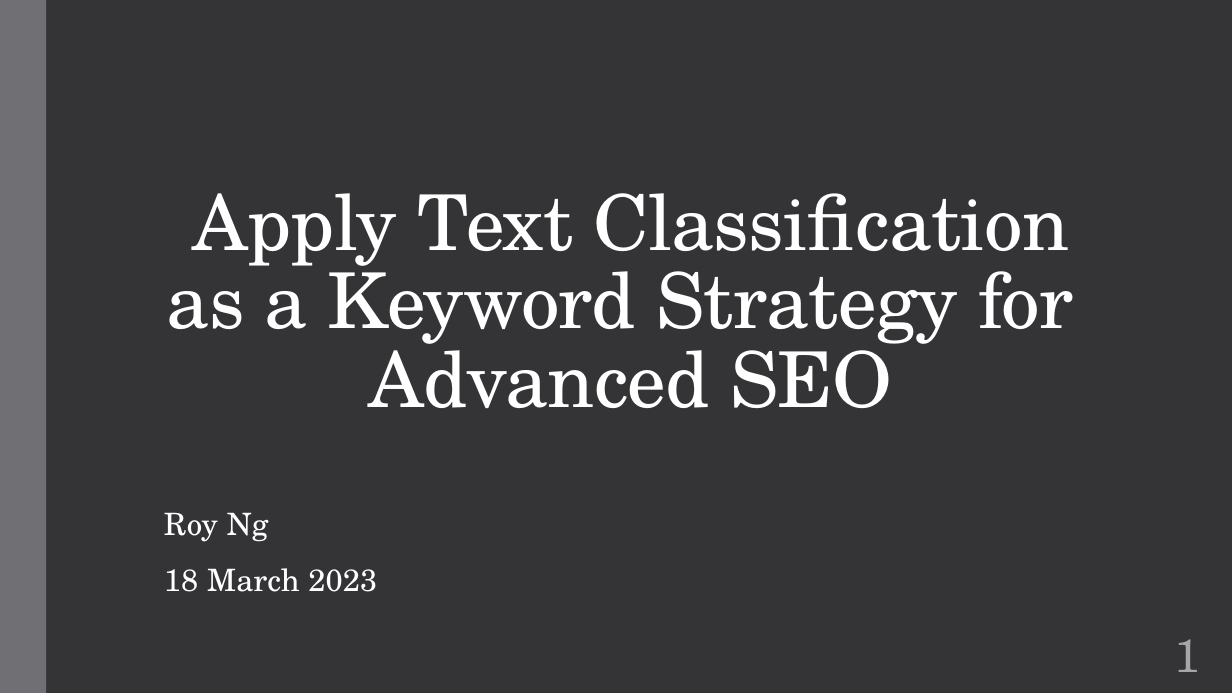
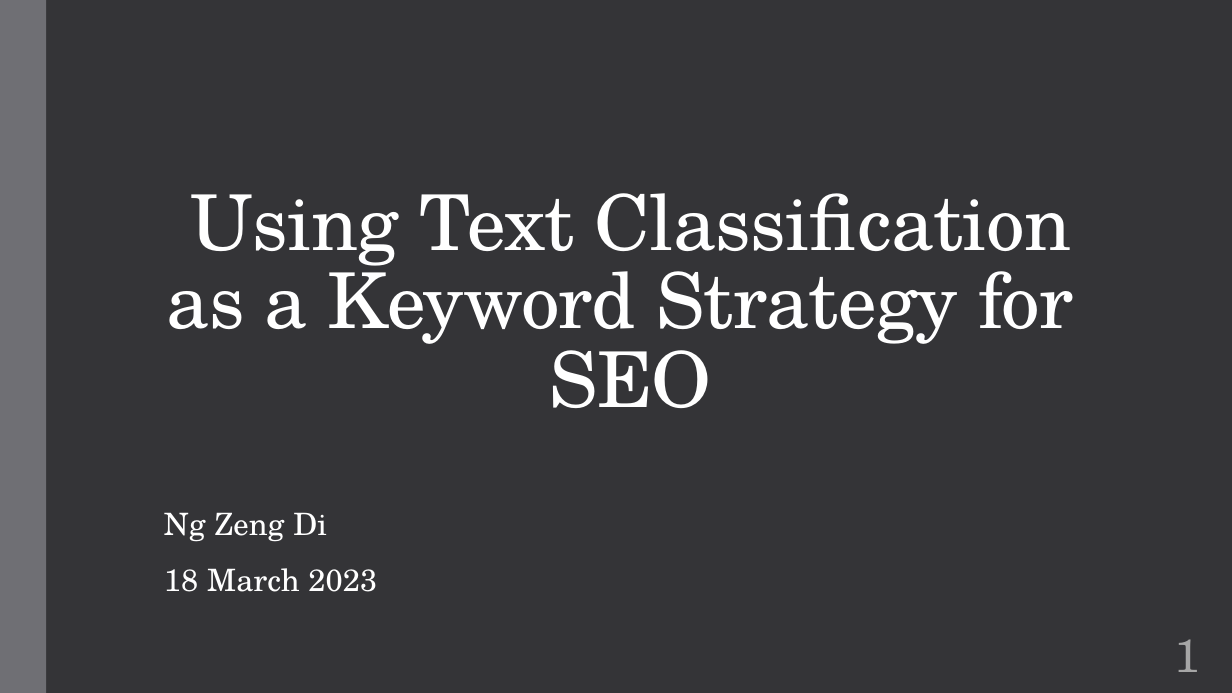
Before and after one commit to ngzengdi/GA-Projects, a slide deck: slide 1 of project_3/Presentation/Apply Text Classification as a Keyword Strategy for.pptx. Drawn at 1232x693 pixels with LibreOffice and Linux fonts; fonts in the diff are those of the drawing. Boxes give left, top, right and bottom in pixels: in the first picture for what was removed or moved away, otherwise in the second. Text is boxed around its words. In the diff, an @@ line names an element or a change of style, - is before the commit and + after.

```diff
--- a/project_3/Presentation/Apply Text Classification as a Keyword Strategy for.pptx
+++ b/project_3/Presentation/Apply Text Classification as a Keyword Strategy for.pptx
@@ title at [167, 193, 1073, 408]: text changed @@
-Apply Text Classification as a Keyword Strategy for
-Advanced SEO
+Using Text Classification as a Keyword Strategy for
+SEO
@@ subtitle at [164, 512, 327, 542]: text changed @@
-Roy Ng
+Ng Zeng Di
```
Also in this commit, not shown: 5 other slides changed, 15 other files.
